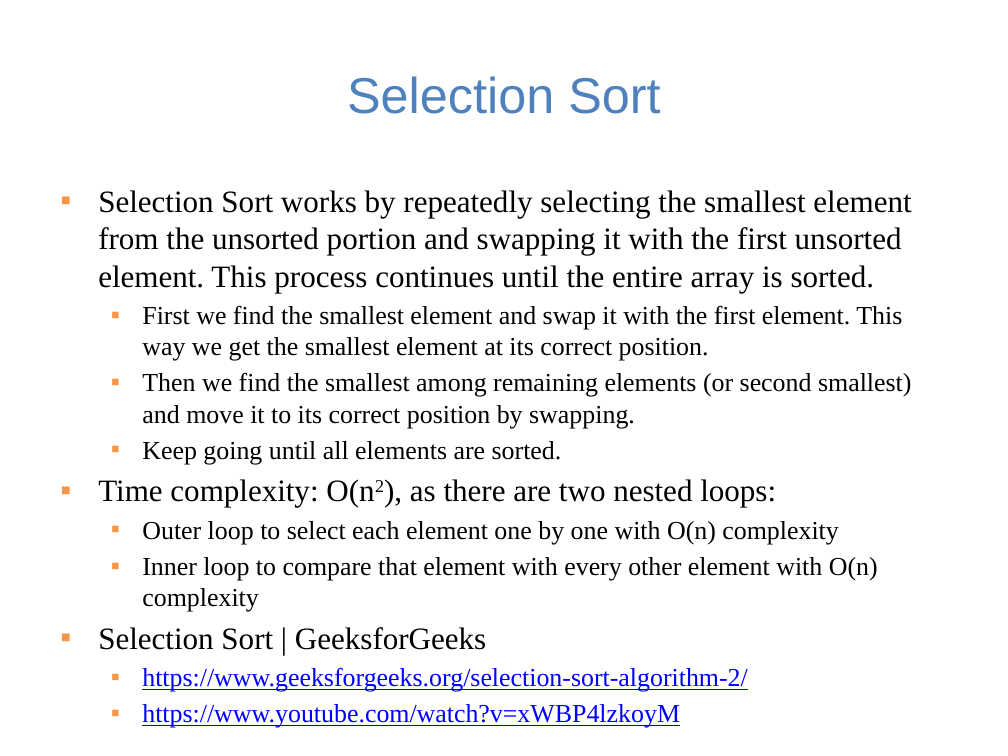
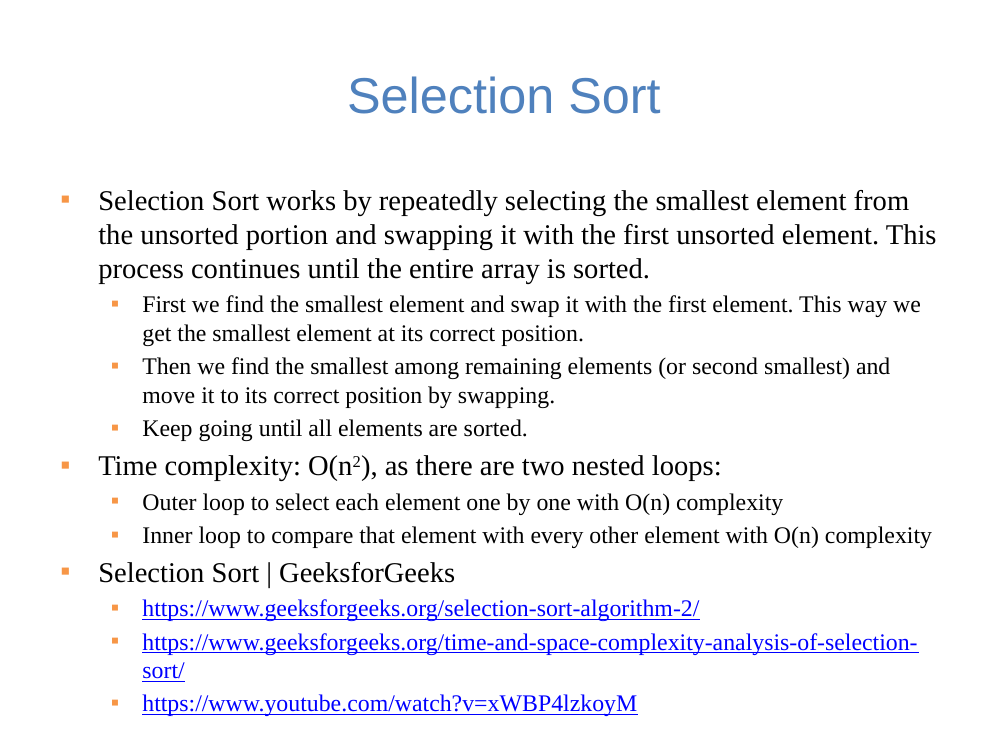
Before and after one commit to guhofstra/CSC111Fa25, a slide deck: slide 6 of PPTs/Lecture 13-sorting algorithms.pptx. Drawn at 1008x756 pixels with LibreOffice and Linux fonts; fonts in the diff are those of the drawing. Boxes give left, top, right and bottom in pixels: in the first picture for what was removed or moved away, otherwise in the second. Text is boxed around its words. In the diff, an @@ line names an element or a change of style, - is before the commit and + after.

```diff
--- a/PPTs/Lecture 13-sorting algorithms.pptx
+++ b/PPTs/Lecture 13-sorting algorithms.pptx
@@ text at (98,190,937,621): size 22.2 to 20.4 pt in "Selection Sort works by repeatedly selecting the ...", "Time complexity: O(n2), as there are two ...", "Selection Sort | GeeksforGeeks"; size 18.5 to 17 pt in "First we find the smallest element and ...", "Then we find the smallest among remaining ...", "Keep going until all elements are sorted.", "Outer loop to select each element one ..." and 3 more places @@
@@ text at (142,633,917,682): paragraph added @@
+  ▪ https://www.geeksforgeeks.org/time-and-space-complexity-analysis-of-selection-sort/
```
Also in this commit, not shown: 4 other slides changed, 1 slide added, 1 slide removed, 3 other files.
